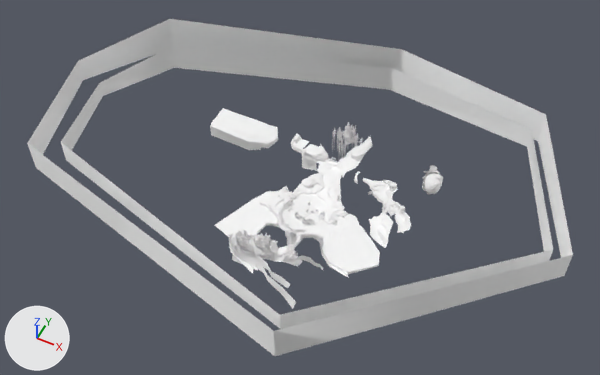
Before and after pictures for a commit that changed the glTF model glbs/Hyrule.glb.
One viewpoint serves both versions: a camera (50 mm lens) standing at (147.0, -298.0, 401.0) and looking at (-14.0, 23.0, -1.0). The lights are fixed; the arrows at lower left show +X, +Y and +Z.

The first picture shows '7_+Background_0.1_0_0.008', '7_n0b1.000_0.1_16_16.001', '7_n11b3.003_0.1_16_16.001', '7_n18b19.000_0.1_16_16.001', '7_n1b2.002_0.1_16_16.001', '7_n1b7.004_0.1_16_16.001', '7_n2b3.010_0.1_16_16.001', '7_n2b6.000_0.1_16_16.001', '7_n3b4.000_0.1_16_16.001', '7_n5b5.000_0.1_16_16.001', '7_n7b8.000_0.1_16_16.001', '7_n9b2.000_0.1_16_16.001'.
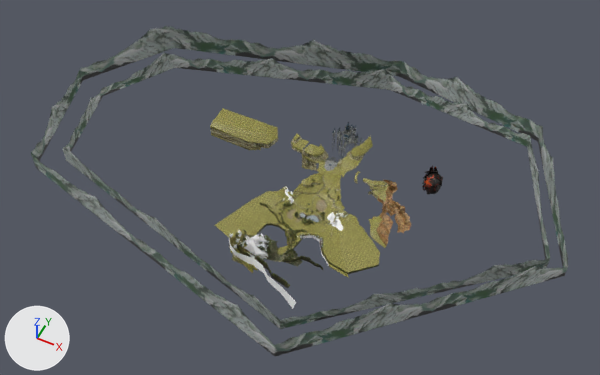
Changed parts and their boxes (x1, y1, x2, y2) in the pictures (600 x 375 px):
'7_+Background_0.1_0_0.008', surface changed
    both: (27, 19, 573, 356)
'7_n5b5.000_0.1_16_16.001', surface changed (white to yellow)
    both: (210, 108, 389, 272)
'7_n3b4.000_0.1_16_16.001', surface changed (grey to brown)
    both: (210, 126, 387, 270)
'7_n7b8.000_0.1_16_16.001', surface changed (white to brown)
    both: (372, 180, 411, 246)
'7_n1b2.002_0.1_16_16.001', surface changed (white to yellow)
    both: (230, 210, 359, 278)
'7_n11b3.003_0.1_16_16.001', surface changed (white to yellow)
    both: (236, 179, 340, 260)
'7_n1b7.004_0.1_16_16.001', surface changed (white to grey)
    both: (324, 122, 363, 171)
'7_n2b6.000_0.1_16_16.001', surface changed (grey to yellow)
    both: (263, 239, 303, 267)
'7_n9b2.000_0.1_16_16.001', surface changed (grey to black)
    both: (422, 165, 443, 194)
'7_n0b1.000_0.1_16_16.001', surface changed
    both: (424, 174, 442, 194)
'7_n18b19.000_0.1_16_16.001', surface changed (white to yellow)
    both: (287, 200, 327, 223)

What changed in the scene script:
```text
Add img_f6_3ss14:
    img_f6_3ss14 = load_image('f6.3SS14', '_unpacked/f6.3SS14', 64, 64, 'sRGB')
Add img_f6_3ss15:
    img_f6_3ss15 = load_image('f6.3SS15', '_unpacked/f6.3SS15', 64, 64, 'sRGB')
Add img_i_kusa_a_bti:
    img_i_kusa_a_bti = load_image('i_kusa_a.bti', '_unpacked/i_kusa_a.bti', 256, 256, 'sRGB')
Add img_i_iwakabe_a_bti:
    img_i_iwakabe_a_bti = load_image('i_iwakabe_a.bti', '_unpacked/i_iwakabe_a.bti', 512, 256, 'sRGB')
Add img_f6_3ss19:
    img_f6_3ss19 = load_image('f6.3SS19', '_unpacked/f6.3SS19', 64, 64, 'sRGB')
Add img_f6_3mm20:
    img_f6_3mm20 = load_image('f6.3MM20', '_unpacked/f6.3MM20', 128, 512, 'sRGB')
Add img_f6_3ss05:
    img_f6_3ss05 = load_image('f6.3SS05', '_unpacked/f6.3SS05', 128, 128, 'sRGB')
Add img_i_koyojyu4_bti2:
    img_i_koyojyu4_bti2 = load_image('i_koyojyu4.bti2', '_unpacked/i_koyojyu4.bti2', 128, 128, 'sRGB')
Add img_f6_3ss21:
    img_f6_3ss21 = load_image('f6.3SS21', '_unpacked/f6.3SS21', 64, 64, 'sRGB')
Add img_i_enkei_bti:
    img_i_enkei_bti = load_image('i_enkei.bti', '_unpacked/i_enkei.bti', 128, 128, 'sRGB')
Change mat_7__background_0_1_0_0_008:
    remove # nodes: BsdfPrincipled, OutputMaterial, VertexColor
    nodes: BsdfPrincipled, Math, Mix, OutputMaterial, TexImage, VertexColor
    uses the picture img_i_enkei_bti
Change mat_7_n0b1_000_0_1_16_16_001:
    remove # nodes: BsdfPrincipled, OutputMaterial, VertexColor
    nodes: BsdfPrincipled, Math, Mix, OutputMaterial, TexImage, VertexColor
    uses the picture img_f6_3ss21
Change mat_7_n11b3_003_0_1_16_16_001:
    remove # nodes: BsdfPrincipled, OutputMaterial, VertexColor
    nodes: BsdfPrincipled, Math x3, Mix, OutputMaterial, TexImage, VertexColor
    uses the picture img_i_koyojyu4_bti2
Change mat_7_n18b19_000_0_1_16_16_001:
    remove # nodes: BsdfPrincipled, OutputMaterial, VertexColor
    nodes: BsdfPrincipled, Mix, OutputMaterial, TexImage, VertexColor
    uses the picture img_f6_3ss05
Change mat_7_n1b2_002_0_1_16_16_001:
    remove # nodes: BsdfPrincipled, OutputMaterial, VertexColor
    nodes: BsdfPrincipled, Math, Mix, OutputMaterial, TexImage, VertexColor
    uses the picture img_i_kusa_a_bti
Change mat_7_n1b7_004_0_1_16_16_001:
    remove # nodes: BsdfPrincipled, OutputMaterial, VertexColor
    nodes: BsdfPrincipled, Math, Mix, OutputMaterial, TexImage, VertexColor
    uses the picture img_f6_3mm20
Change mat_7_n2b6_000_0_1_16_16_001:
    remove # nodes: BsdfPrincipled, OutputMaterial, VertexColor
    nodes: BsdfPrincipled, Math, Mix, OutputMaterial, TexImage, VertexColor
    uses the picture img_f6_3ss19
Change mat_7_n3b4_000_0_1_16_16_001:
    remove # nodes: BsdfPrincipled, OutputMaterial, VertexColor
    nodes: BsdfPrincipled, Mix, OutputMaterial, TexImage, VertexColor
    uses the picture img_i_iwakabe_a_bti
Change mat_7_n5b5_000_0_1_16_16_001:
    remove # nodes: BsdfPrincipled, OutputMaterial, VertexColor
    nodes: BsdfPrincipled, Mix, OutputMaterial, TexImage, VertexColor
    uses the picture img_i_kusa_a_bti
Change mat_7_n7b8_000_0_1_16_16_001:
    remove # nodes: BsdfPrincipled, OutputMaterial, VertexColor
    nodes: BsdfPrincipled, Mix, OutputMaterial, TexImage, VertexColor
    uses the picture img_f6_3ss15
Change mat_7_n9b2_000_0_1_16_16_001:
    remove # nodes: BsdfPrincipled, OutputMaterial, VertexColor
    nodes: BsdfPrincipled, Math, Mix, OutputMaterial, TexImage, VertexColor
    uses the picture img_f6_3ss14
```
